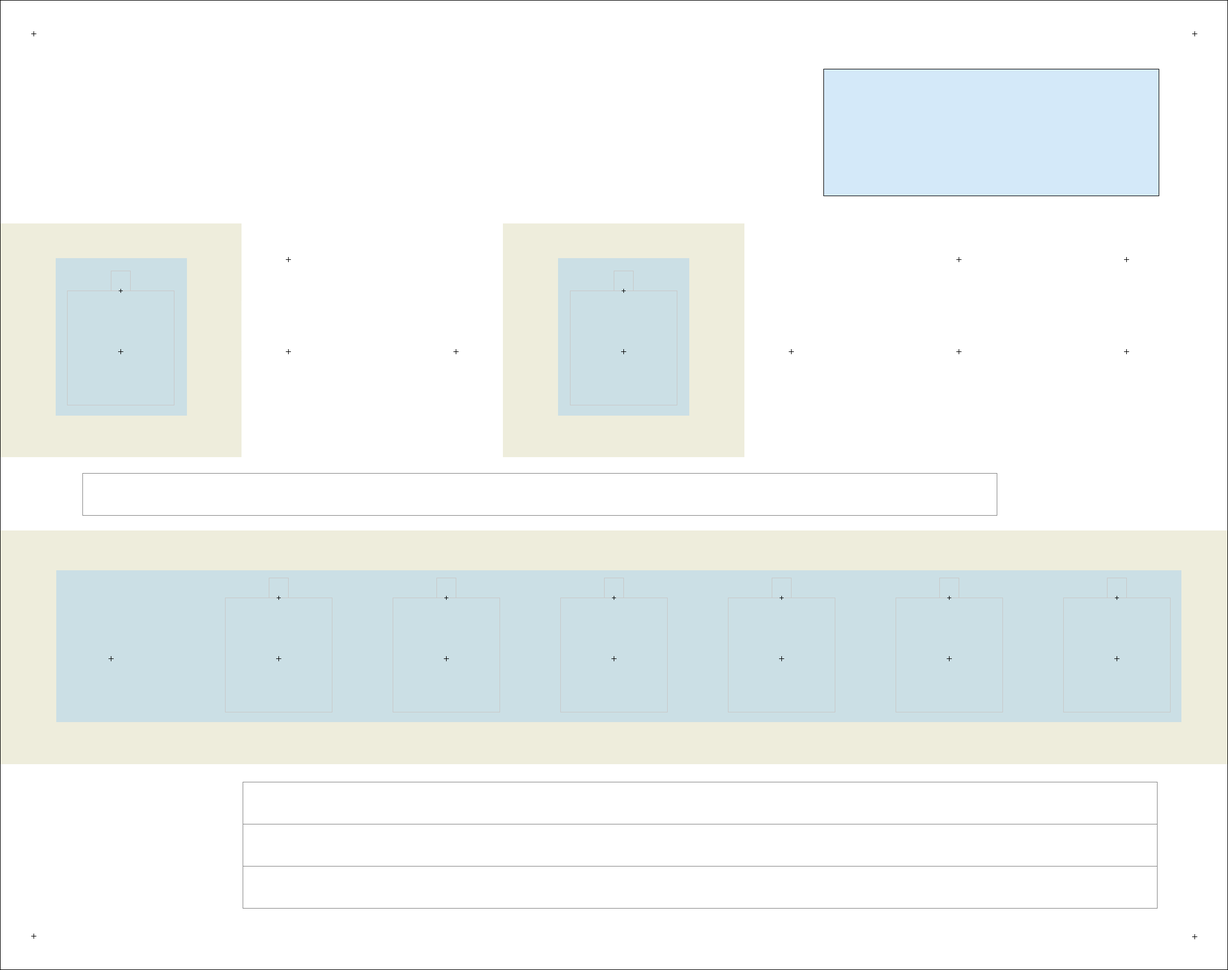
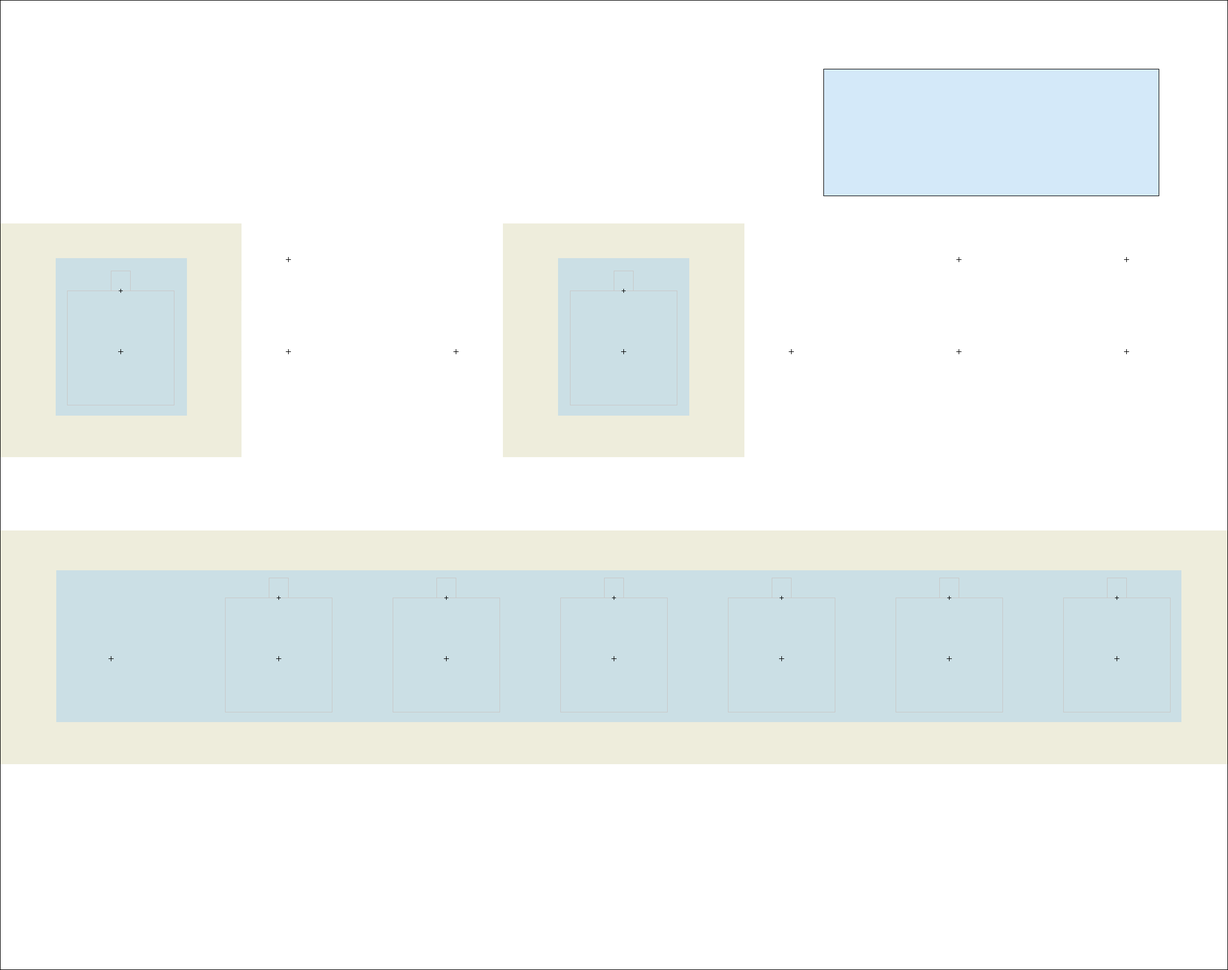
Layered file, before and after one edit (1228 × 970). Changes by layer:
hid group "Texts Up" (8 layers) over (82, 472, 998, 516)
painted on "Frame" over (82, 472, 998, 516)
hid group "Texts Down" (21 layers) over (242, 781, 1158, 909)
painted on "Frame #1" over (242, 781, 1158, 909)
painted on "Wood 6mm - Components" over (31, 31, 1198, 940)
